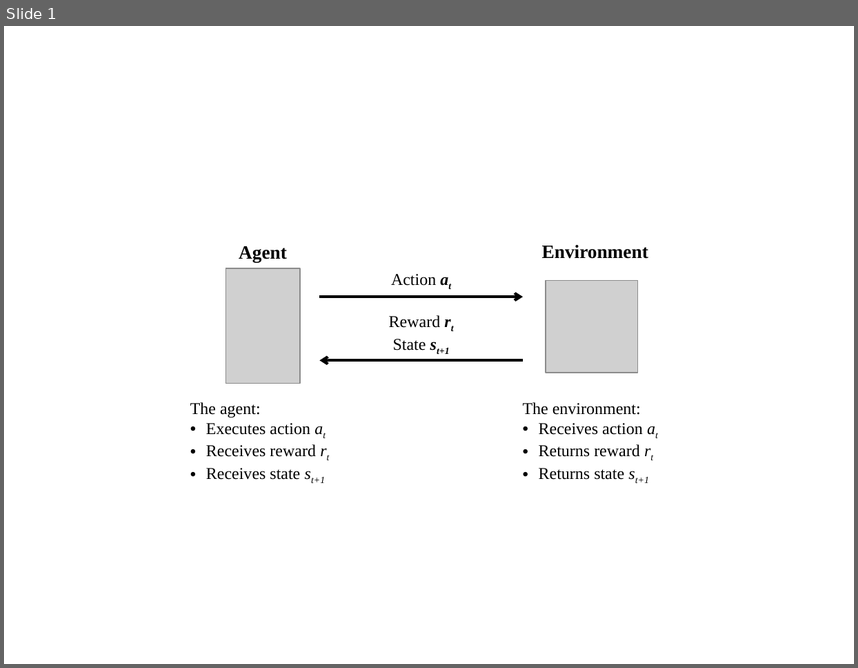
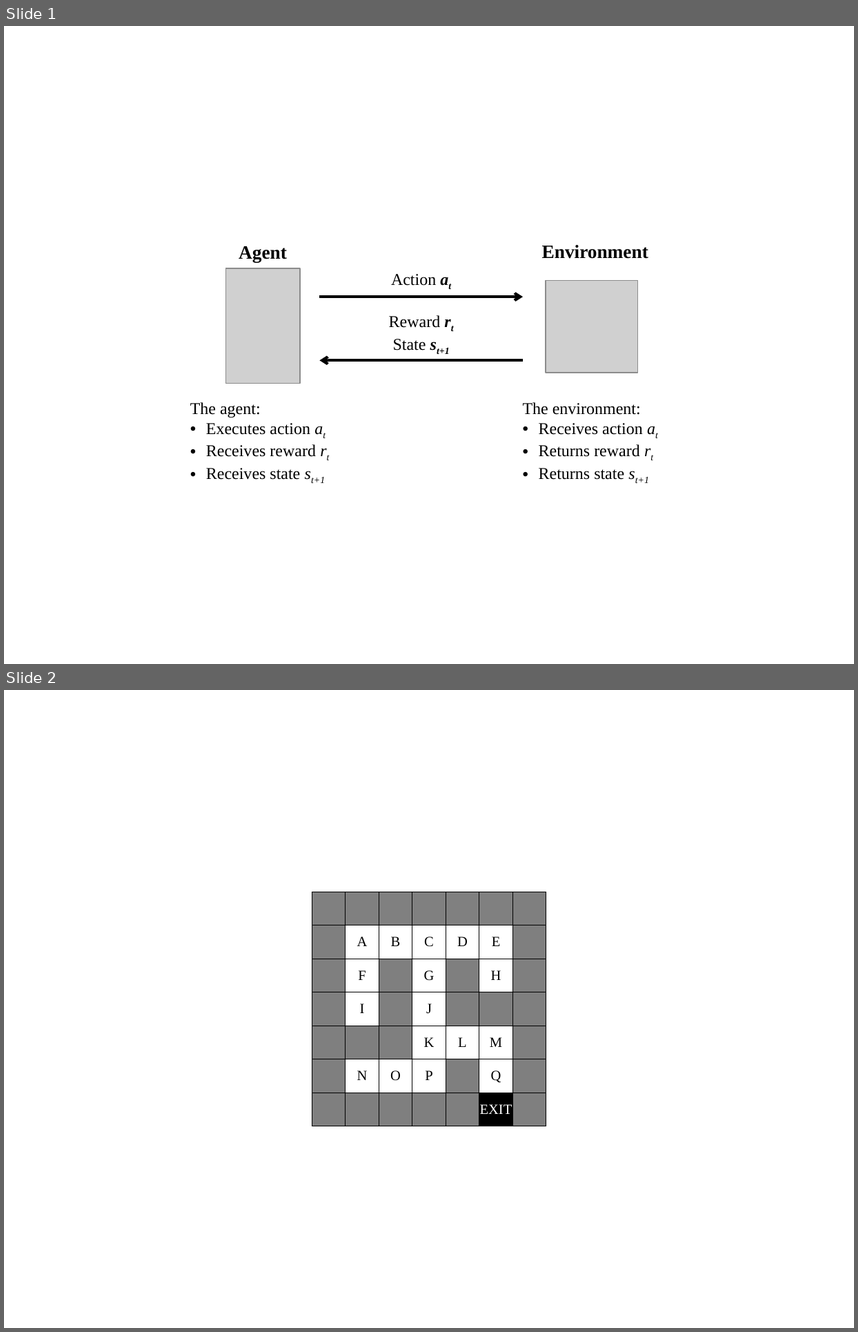
Before and after one commit to simontamayo/tutorial_rl, a slide deck: images/figs_tutorial.pptx. Shown one above the other, each under a label of ours: slide 1 before the commit, slides 1 and 2 after it. The pictures are 858x668 and 858x1332 pixels, drawn with LibreOffice and Linux fonts; fonts in the diff are those of the drawing; grey boxes stand for pictures. Boxes give left, top, right and bottom in pixels: in the first picture for what was removed or moved away, otherwise in the second. Text is boxed around its words. In the diff, an @@ line names an element or a change of style, - is before the commit and + after.

```diff
--- a/images/figs_tutorial.pptx
+++ b/images/figs_tutorial.pptx
@@ slide 2 added at (4, 690, 854, 1328), background #FFFFFF @@
@@ table added at (312, 891, 544, 1126), 7 rows, 7 columns @@
+ |  |  |  |  |  | 
+ | A | B | C | D | E | 
+ | F |  | G |  | H | 
+ | I |  | J |  |  | 
+ |  |  | K | L | M | 
+ | N | O | P |  | Q | 
+ |  |  |  |  | EXIT | 
```
Also in this commit, not shown: 3 other slides added, 1 other file.
